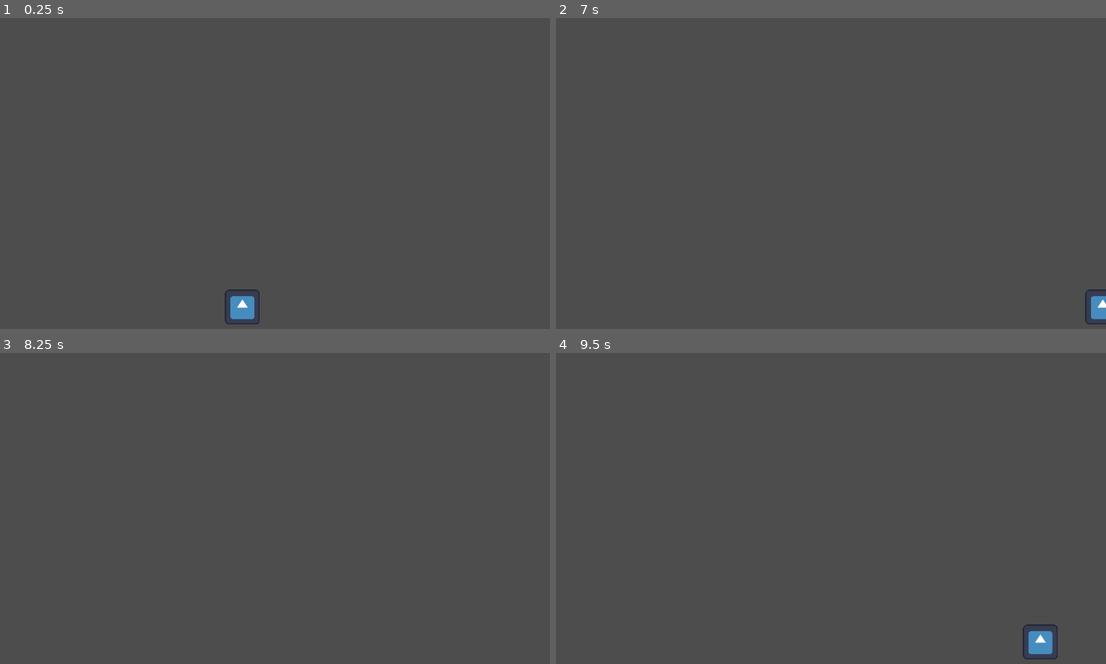
Above: before the commit, frames 1-4 (two rows, left to right).
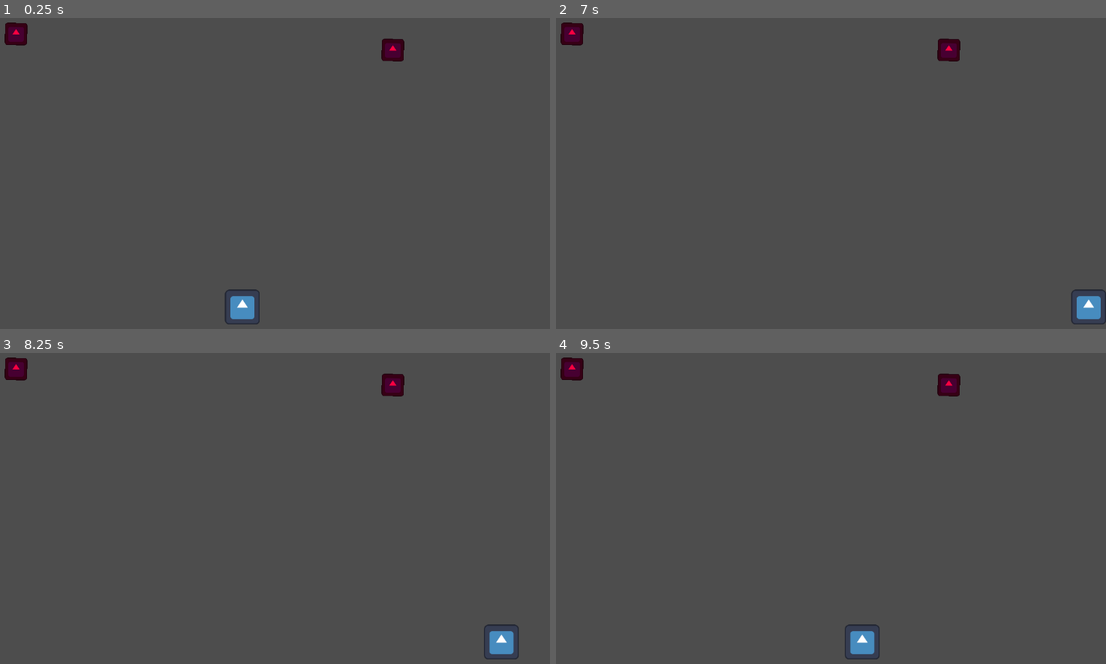
Above: after the commit, the same moments.

Repository: pengpa0012/godot-2d-platformer
Game: Godot game, scene res://Scenes/world.tscn
Same seed, same stepped clock (60 frames per second), same inputs: the game is played once before the commit and once after it. The engine's default icon, where the game draws it, is replaced by a stand-in: a white triangle on a blue panel in a dark square.
Inputs:
- Up to frame 1 (0.25 s): no input
- Up to frame 2 (7 s): tap Enter at 0.5 s; hold Right (ui_right) 0.53-2.03 s; hold Left (ui_left) 2.03-4.28 s; hold Right (ui_right) from 4.28 s (still down)
- Up to frame 3 (8.25 s): tap Space at 8 s; release Right (ui_right) at 8.03 s; hold Left (ui_left) from 8.03 s (still down)
- Up to frame 4 (9.5 s): keep holding Left (ui_left)

The runs differ from the first frame. In frame 1, 0.6% of the frame differs, in the area x 0-74%, y 1-14%; in frame 2, 0.9%; in frame 3, 1.0%; in frame 4, 1.5%, in the area x 0-92%, y 1-99%.

Commit message:
added enemy

Diff:
--- /dev/null
+++ b/Scenes/enemy.tscn
@@ -0,0 +1,20 @@
+[gd_scene load_steps=3 format=3 uid="uid://n864tnms78r4"]
+
+[ext_resource type="Texture2D" uid="uid://d3hjc7k3m0qr4" path="res://icon.svg" id="1_tp8q7"]
+
+[sub_resource type="RectangleShape2D" id="RectangleShape2D_yhfpl"]
+size = Vector2(42, 42)
+
+[node name="Enemy" type="CharacterBody2D"]
+slide_on_ceiling = false
+
+[node name="Icon" type="Sprite2D" parent="."]
+self_modulate = Color(1, 0, 0.254902, 1)
+position = Vector2(-1, -1)
+rotation = 0.00739413
+scale = Vector2(0.335938, 0.335938)
+texture = ExtResource("1_tp8q7")
+
+[node name="CollisionShape2D" type="CollisionShape2D" parent="."]
+position = Vector2(-1, -1)
+shape = SubResource("RectangleShape2D_yhfpl")
--- a/Scenes/world.tscn
+++ b/Scenes/world.tscn
@@ -1,8 +1,38 @@
-[gd_scene load_steps=2 format=3 uid="uid://bvm7ottyykwkm"]
+[gd_scene load_steps=4 format=3 uid="uid://bvm7ottyykwkm"]
 
 [ext_resource type="PackedScene" uid="uid://maqjce46rx84" path="res://Scenes/player.tscn" id="1_rwmap"]
+[ext_resource type="PackedScene" uid="uid://n864tnms78r4" path="res://Scenes/enemy.tscn" id="2_36cxe"]
+
+[sub_resource type="RectangleShape2D" id="RectangleShape2D_qgmoc"]
+size = Vector2(80.5, 652)
 
 [node name="World" type="Node2D"]
 
 [node name="Player" parent="." instance=ExtResource("1_rwmap")]
 position = Vector2(562, 590)
+
+[node name="wall3" type="StaticBody2D" parent="."]
+position = Vector2(1090, 116)
+
+[node name="CollisionShape2D" type="CollisionShape2D" parent="wall3"]
+position = Vector2(-1125, 212)
+shape = SubResource("RectangleShape2D_qgmoc")
+
+[node name="wall4" type="StaticBody2D" parent="."]
+position = Vector2(1090, 116)
+
+[node name="CollisionShape2D" type="CollisionShape2D" parent="wall4"]
+position = Vector2(101, 207)
+shape = SubResource("RectangleShape2D_qgmoc")
+
+[node name="Enemies" type="Node2D" parent="."]
+position = Vector2(1.189, 0)
+rotation = 0.0691272
+
+[node name="Enemy" parent="Enemies" instance=ExtResource("2_36cxe")]
+position = Vector2(130, 56.1547)
+rotation = -0.0693412
+
+[node name="Enemy2" parent="Enemies" instance=ExtResource("2_36cxe")]
+position = Vector2(854.412, 37.0724)
+rotation = -0.0693412
--- a/Script/player.gd
+++ b/Script/player.gd
@@ -2,14 +2,17 @@
 
 
 const SPEED = 300.0
-
+@onready var screen
 
 func _physics_process(delta):
 
 	# Get the input direction and handle the movement/deceleration.
 	# As good practice, you should replace UI actions with custom gameplay actions.
+	print(get_viewport().get_visible_rect().size)
 	var direction = Input.get_axis("ui_left", "ui_right")
 	if direction:
+#		if self.position.x == 0 || self.position.x >= 1152:
+#			return
 		velocity.x = direction * SPEED
 	else:
 		velocity.x = move_toward(velocity.x, 0, SPEED)
